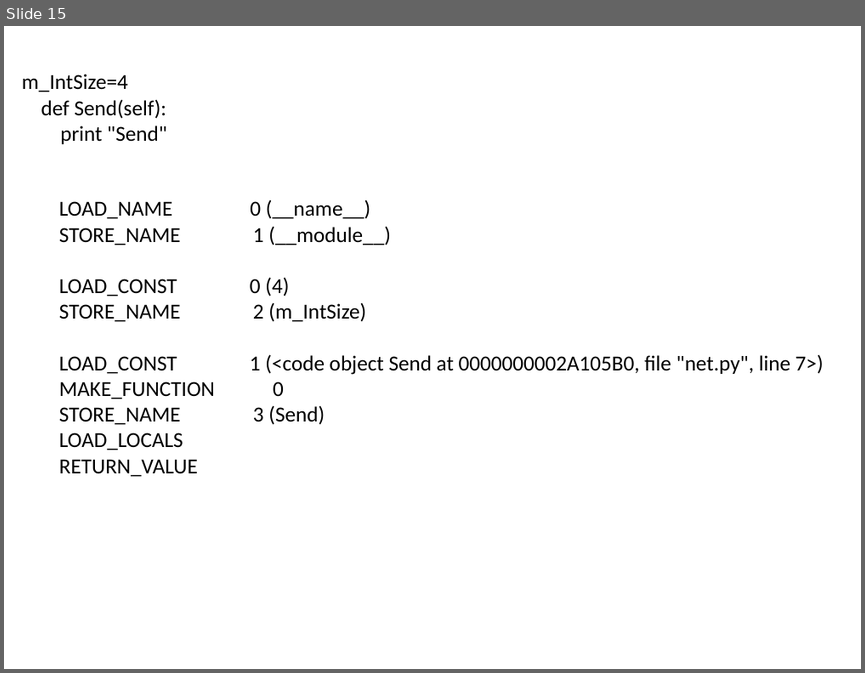
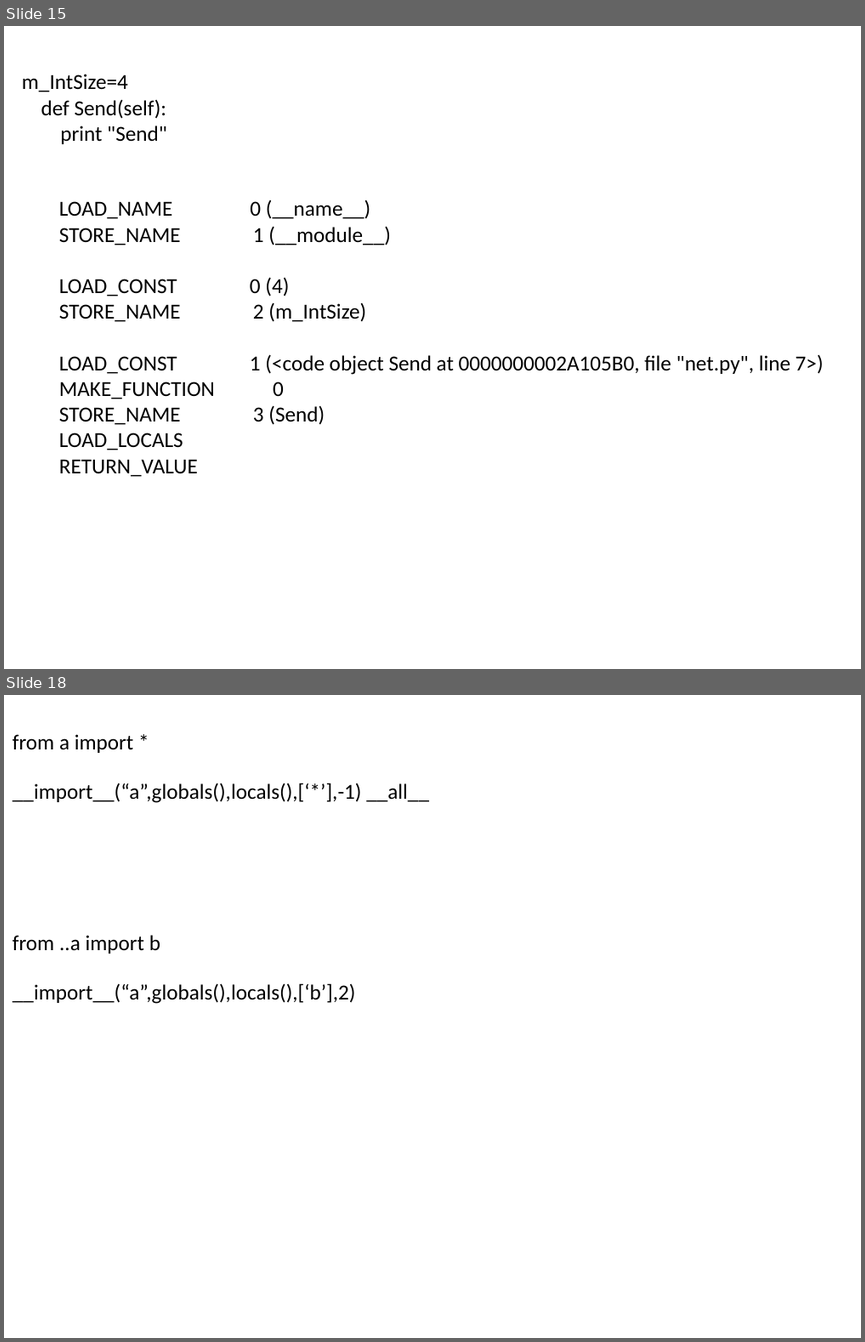
Before and after one commit to menfeng/studynote, a slide deck: python/source code/import/import.pptx. Shown one above the other, each under a label of ours: slide 15 before the commit, slides 15 and 18 after it; the slides between them are not shown. The pictures are 865x673 and 865x1342 pixels, drawn with LibreOffice and Linux fonts; fonts in the diff are those of the drawing. Boxes give left, top, right and bottom in pixels: in the first picture for what was removed or moved away, otherwise in the second. Text is boxed around its words. In the diff, an @@ line names an element or a change of style, - is before the commit and + after.

```diff
--- a/python/source code/import/import.pptx
+++ b/python/source code/import/import.pptx
@@ slide 18 added at bbox=[4, 695, 861, 1338], background #FFFFFF @@
@@ text added at bbox=[12, 734, 134, 753], 18 pt, text #000000 @@
+from a import *
@@ text added at bbox=[12, 783, 429, 803], 18 pt, text #000000 @@
+__import__(“a”,globals(),locals(),[‘*’],-1) __all__
@@ text added at bbox=[12, 935, 160, 953], 18 pt, text #000000 @@
+from ..a import b
@@ text added at bbox=[12, 983, 356, 1004], 18 pt, text #000000 @@
+__import__(“a”,globals(),locals(),[‘b’],2)
```
Also in this commit, not shown: 4 other slides added, 1 slide removed, 1 other file.
